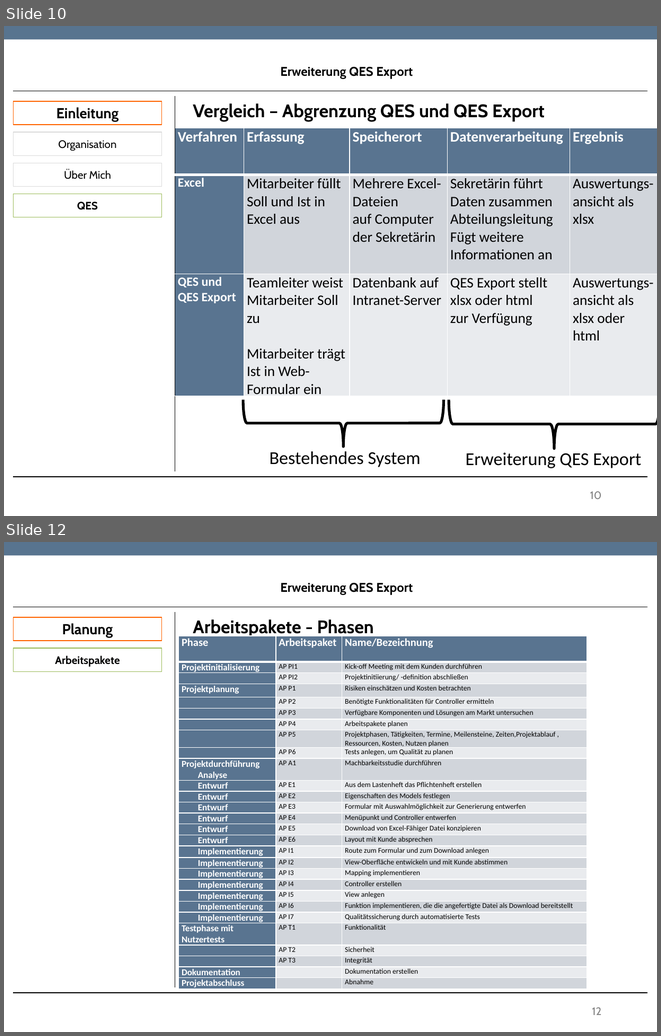
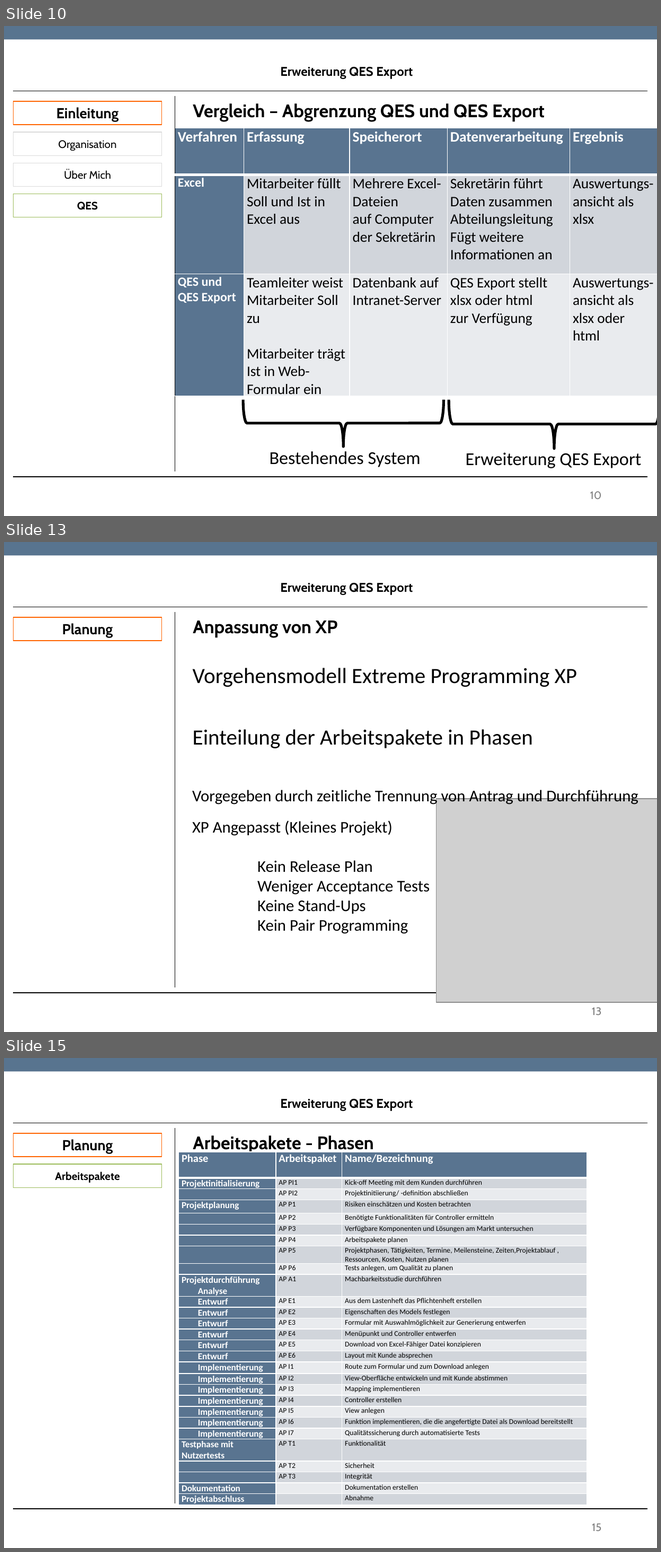
Before and after one commit to TwoHorus/dbExelExportLaravel, a slide deck: DOC/Fachgespraech.pptx. Shown one above the other, each under a label of ours: slides 10 and 12 before the commit, slides 10, 13 and 15 after it; the slides between them are not shown. The pictures are 661x1036 and 661x1552 pixels, drawn with LibreOffice and Linux fonts; fonts in the diff are those of the drawing; grey boxes stand for pictures; background and template pictures are left out. Boxes give left, top, right and bottom in pixels: in the first picture for what was removed or moved away, otherwise in the second. Text is boxed around its words. In the diff, an @@ line names an element or a change of style, - is before the commit and + after.

Commit message:
XP ANGEPASST

```diff
--- a/DOC/Fachgespraech.pptx
+++ b/DOC/Fachgespraech.pptx
@@ slide 13 added at box(4, 542, 657, 1032), background #FFFFFF; not listed: 1 template element that a slide beside it also shows @@
@@ text added at box(280, 583, 413, 595), 14 pt, text #000000, bold @@
+Erweiterung QES Export
@@ rectangle added at box(13, 617, 162, 641), fill #FFFFFF, outline #FF6400 0.85 pt, 16 pt, text #000000, bold @@
+Planung
@@ line added from (13, 607) to (648, 607), #000000 0.75 pt @@
@@ line added from (175, 612) to (175, 987), #000000 0.75 pt @@
@@ text added at box(193, 620, 338, 637), 20 pt, text #000000, bold @@
+Anpassung von XP
@@ text added at box(193, 668, 577, 687), 24 pt, text #000000 @@
+Vorgehensmodell Extreme Programming XP
@@ text added at box(193, 729, 533, 748), 24 pt, text #000000 @@
+Einteilung der Arbeitspakete in Phasen
@@ text added at box(192, 787, 638, 805), 18 pt, text #000000 @@
+Vorgegeben durch zeitliche Trennung von Antrag und Durchführung
@@ picture added at box(436, 799, 657, 1003) @@
@@ text added at box(192, 820, 430, 934), 18 pt, text #000000 @@
+XP Angepasst (Kleines Projekt)
+Kein Release Plan
+Weniger Acceptance Tests
+Keine Stand-Ups
+Kein Pair Programming
@@ line added from (13, 992) to (648, 992), #000000 0.75 pt @@
@@ page number added at box(592, 1007, 601, 1015), 12 pt, text #808080 @@
+13
@@ what was slide 12 is now slide 15 @@
@@ page number at box(592, 1523, 601, 1531): text changed @@
-12
+15
```
Also in this commit, not shown: 1 slide changed, 3 other slides added, 1 slide removed.
